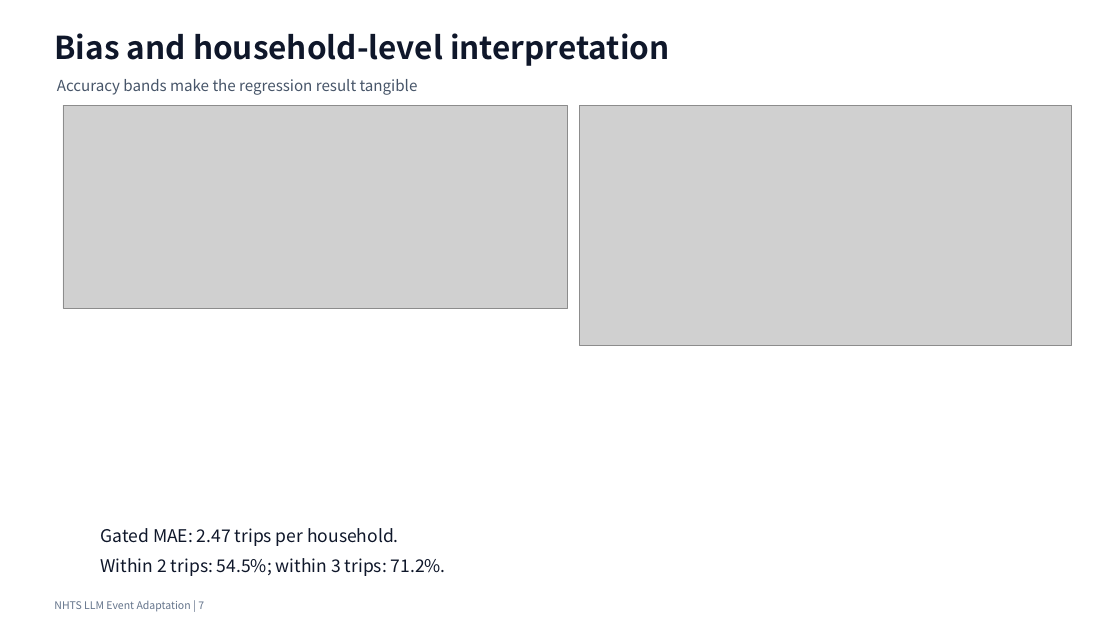
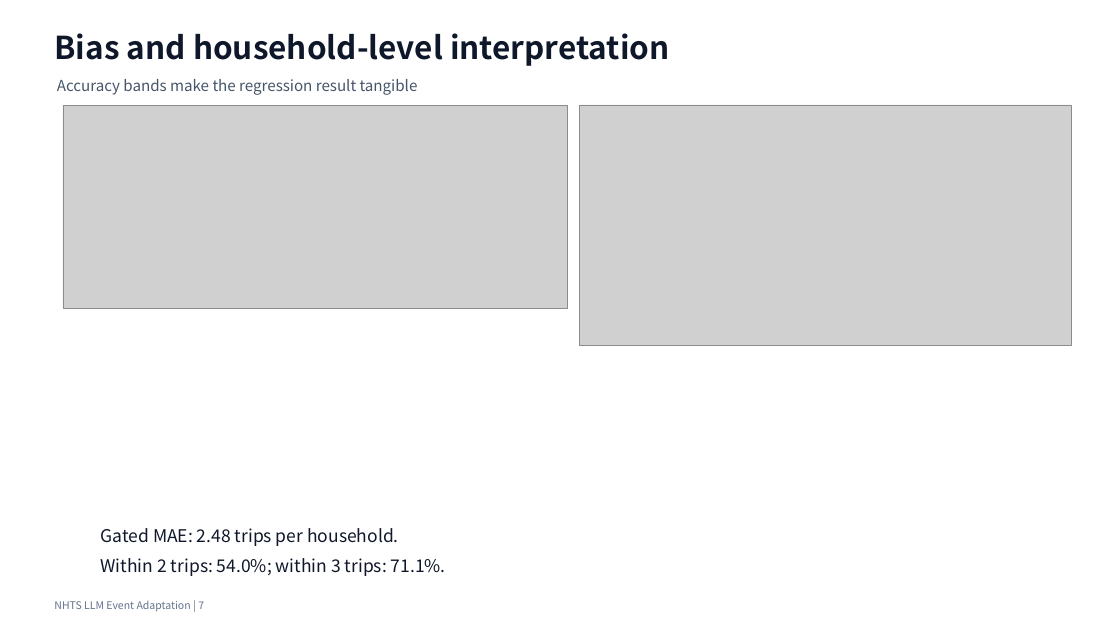
Before and after one commit to Lrving-code/NHTS-Travel-Prediction, a slide deck: slide 7 of outputs/final_project/NHTS_LLM_Event_Adaptation_Optimized_Presentation.pptx. Drawn at 1120x630 pixels with LibreOffice and Linux fonts; fonts in the diff are those of the drawing; grey boxes stand for pictures. Boxes give left, top, right and bottom in pixels: in the first picture for what was removed or moved away, otherwise in the second. Text is boxed around its words. In the diff, an @@ line names an element or a change of style, - is before the commit and + after.

```diff
--- a/outputs/final_project/NHTS_LLM_Event_Adaptation_Optimized_Presentation.pptx
+++ b/outputs/final_project/NHTS_LLM_Event_Adaptation_Optimized_Presentation.pptx
@@ text at bbox=[101, 528, 446, 576]: text changed @@
-Gated MAE: 2.47 trips per household.
-Within 2 trips: 54.5%; within 3 trips: 71.2%.
+Gated MAE: 2.48 trips per household.
+Within 2 trips: 54.0%; within 3 trips: 71.1%.
```
Also in this commit, not shown: 36 other files.
